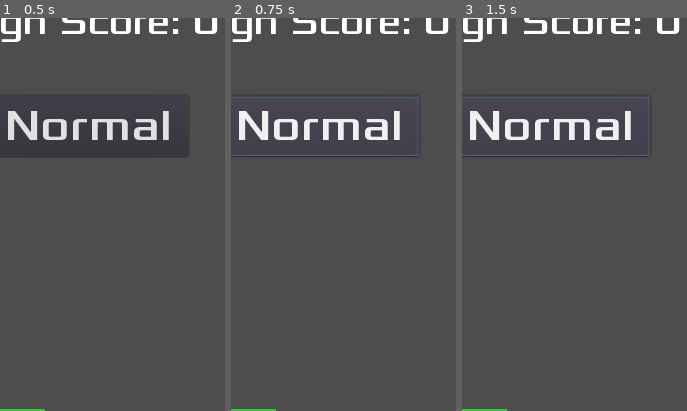
Above: before the commit, frames 1-3 (left to right).
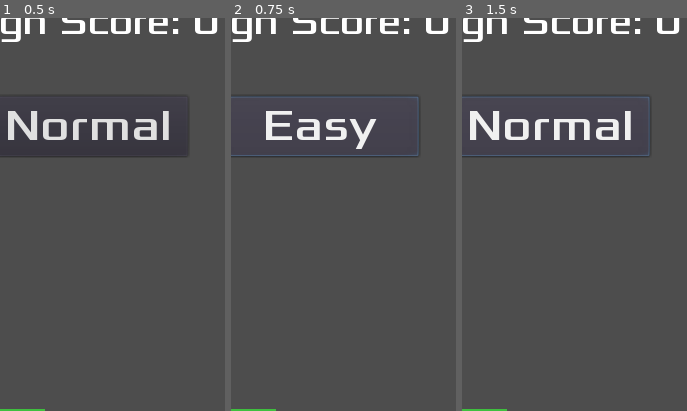
Above: after the commit, the same moments.

Repository: tomas7770/RunJump
Game: Godot game, scene res://scenes/Title.tscn
Two runs of this game, one before a commit and one after it. Both use one fixed random seed, a clock stepped at 60 frames per second and the inputs below.
Inputs:
- Up to frame 1 (0.5 s): no input
- Up to frame 2 (0.75 s): click "Normal" at 0.5 s
- Up to frame 3 (1.5 s): click "Normal" (after the commit: "Easy") at 1.25 s
The pictures show only the part of the screen within x 30-80%, y 12-62%; the shares and areas given below are measured in that part.

Frame 1 is identical in both runs. In frame 2, 2.7% of the frame differs, in the area x 3-76%, y 23-34%; in frame 3, nothing differs.

Commit message:
Make the difficulty switch button functional

Diff:
--- a/scenes/TitleHUD.gd
+++ b/scenes/TitleHUD.gd
@@ -1,13 +1,24 @@
 extends CanvasLayer
 
 const SETTINGS_HUD = preload("SettingsHUD.tscn")
+const DIFFICULTY = GlobalVariables.DIFFICULTY
+const DIFFICULTY_STRINGS = {DIFFICULTY.NORMAL:"Normal", DIFFICULTY.EASY:"Easy"}
 
 func _ready():
-	update_hscore(GlobalVariables.highscore_get())
+	_update_hscore()
+	_update_difficulty_label()
 	$VersionLabel.text = GlobalVariables.GAME_VERSION
 
-func update_hscore(score):
-	$HighScore.text = str("High Score: ",score)
+func _update_hscore():
+	$HighScore.text = str("High Score: ", GlobalVariables.highscore_get())
+
+func _update_difficulty_label():
+	$DifficultyButton.text = DIFFICULTY_STRINGS[GlobalVariables.selected_difficulty]
 
 func _on_SettingsButton_pressed():
 	get_parent().add_child(SETTINGS_HUD.instance())
+
+func _on_DifficultyButton_pressed():
+	GlobalVariables.selected_difficulty = (GlobalVariables.selected_difficulty+1)%(DIFFICULTY.size())
+	_update_hscore()
+	_update_difficulty_label()
--- a/scenes/TitleHUD.tscn
+++ b/scenes/TitleHUD.tscn
@@ -101,3 +101,4 @@
 }
 
 [connection signal="pressed" from="SettingsButton" to="." method="_on_SettingsButton_pressed"]
+[connection signal="pressed" from="DifficultyButton" to="." method="_on_DifficultyButton_pressed"]
